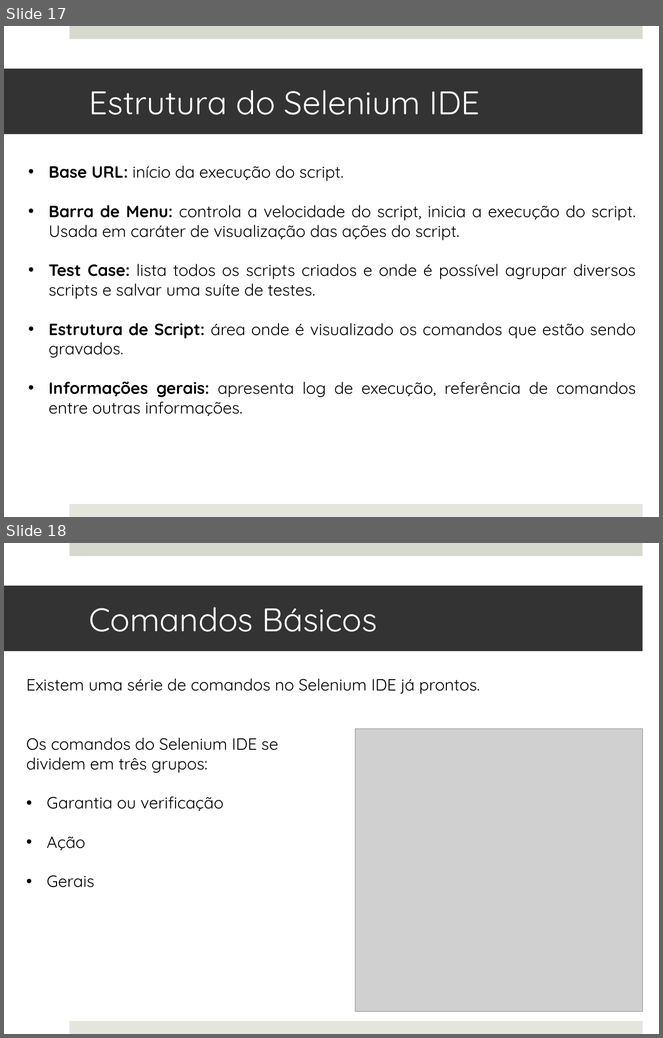
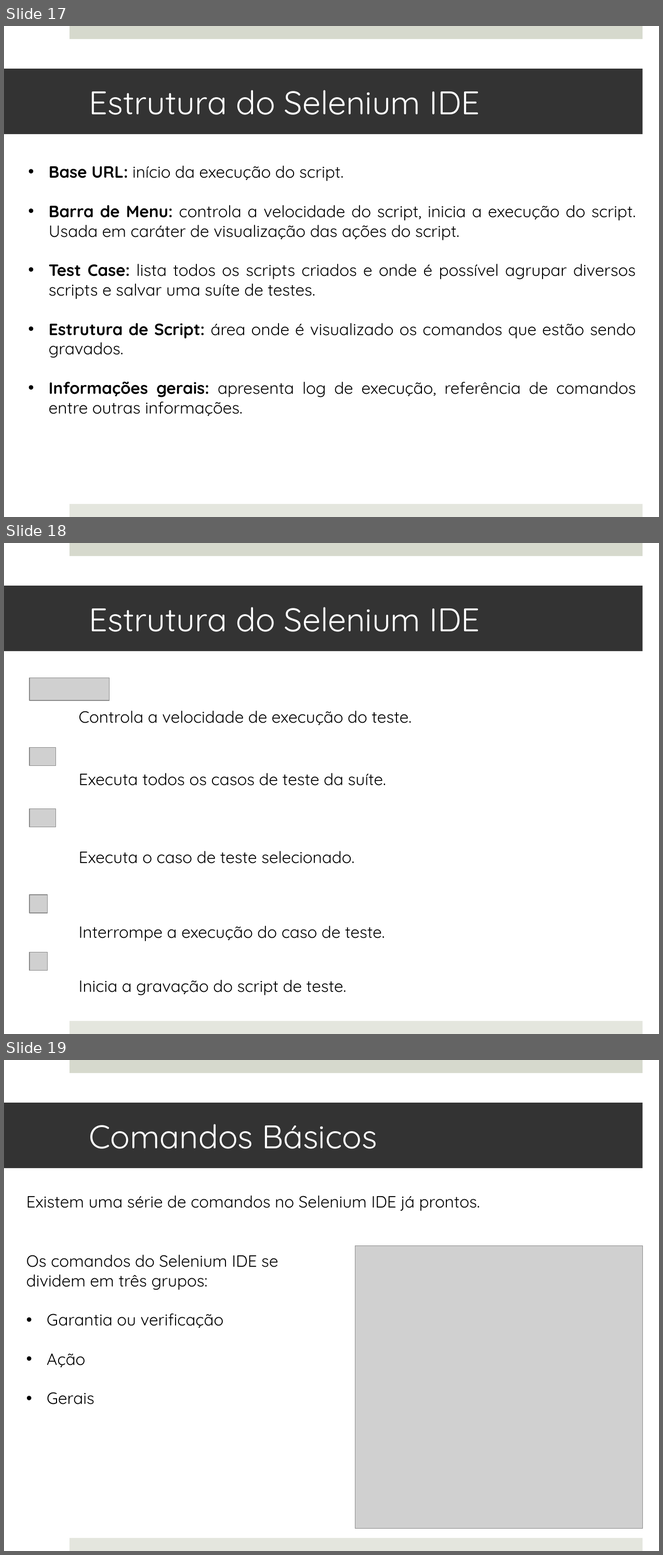
Before and after one commit to renatoguarato/selenium, a slide deck: apresentacao/SeleniumIDE.pptx. Shown one above the other, each under a label of ours: slides 17 and 18 before the commit, slides 17, 18 and 19 after it. The pictures are 663x1038 and 663x1555 pixels, drawn with LibreOffice and Linux fonts; fonts in the diff are those of the drawing; grey boxes stand for pictures. Boxes give left, top, right and bottom in pixels: in the first picture for what was removed or moved away, otherwise in the second. Text is boxed around its words. In the diff, an @@ line names an element or a change of style, - is before the commit and + after.

```diff
--- a/apresentacao/SeleniumIDE.pptx
+++ b/apresentacao/SeleniumIDE.pptx
@@ slide 18 added at (x1=4, y1=543, x2=659, y2=1034), background #FFFFFF; not listed: 2 template elements that a slide beside it also shows @@
@@ title added at (x1=4, y1=586, x2=643, y2=651), fill #333333, 36 pt, text #FFFFFF @@
+Estrutura do Selenium IDE
@@ picture added at (x1=29, y1=678, x2=110, y2=701) @@
@@ text added at (x1=79, y1=710, x2=412, y2=726), 18 pt, text #000000 @@
+Controla a velocidade de execução do teste.
@@ picture added at (x1=29, y1=747, x2=56, y2=766) @@
@@ text added at (x1=79, y1=773, x2=386, y2=786), 18 pt, text #000000 @@
+Executa todos os casos de teste da suíte.
@@ picture added at (x1=29, y1=809, x2=56, y2=827) @@
@@ text added at (x1=79, y1=851, x2=354, y2=864), 18 pt, text #000000 @@
+Executa o caso de teste selecionado.
@@ picture added at (x1=29, y1=895, x2=48, y2=913) @@
@@ text added at (x1=79, y1=926, x2=385, y2=942), 18 pt, text #000000 @@
+Interrompe a execução do caso de teste.
@@ picture added at (x1=29, y1=953, x2=48, y2=971) @@
@@ text added at (x1=79, y1=980, x2=347, y2=996), 18 pt, text #000000 @@
+Inicia a gravação do script de teste.
@@ what was slide 18 is now slide 19 @@
```
Also in this commit, not shown: 1 slide changed, 2 other slides added.
